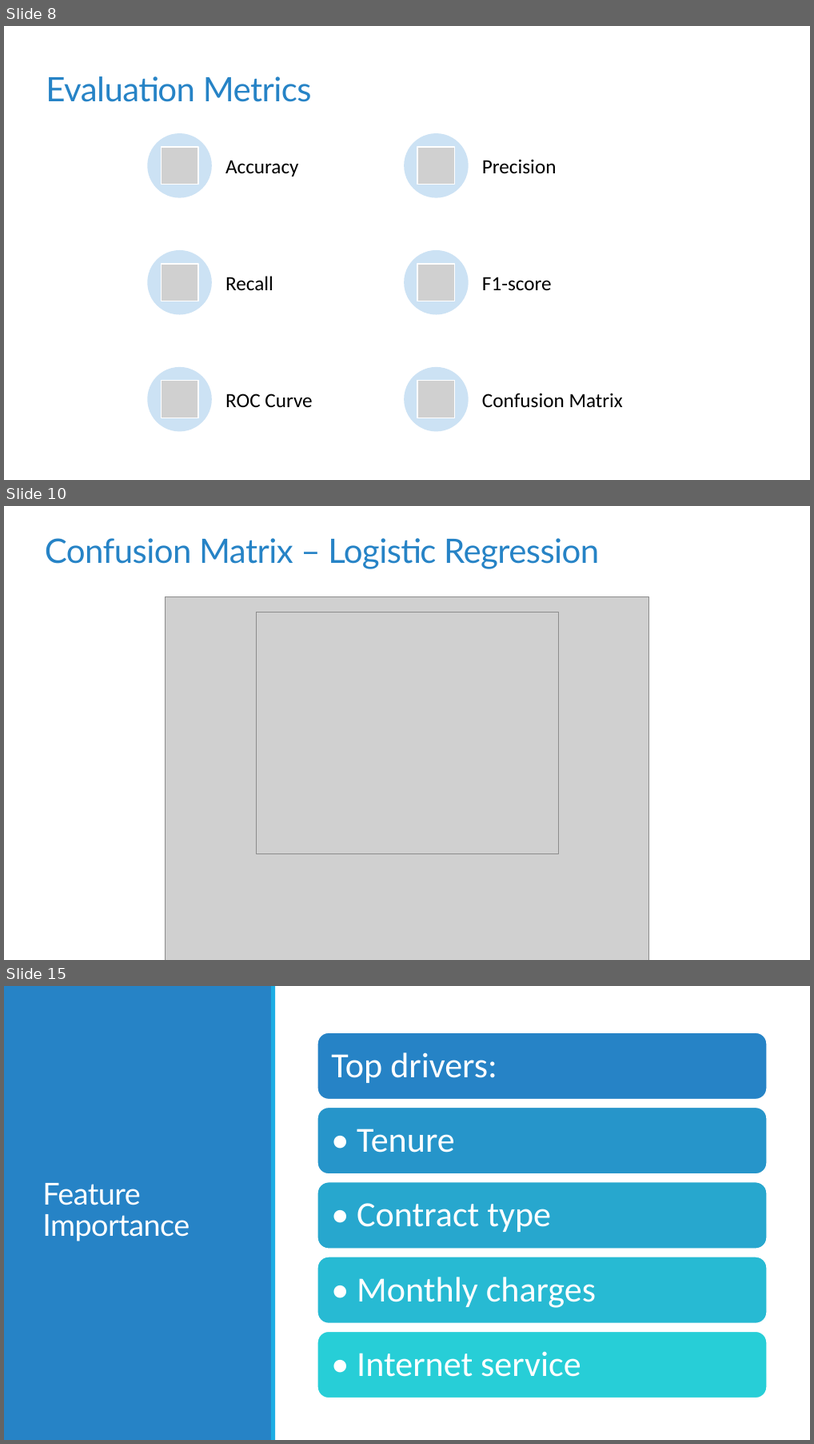
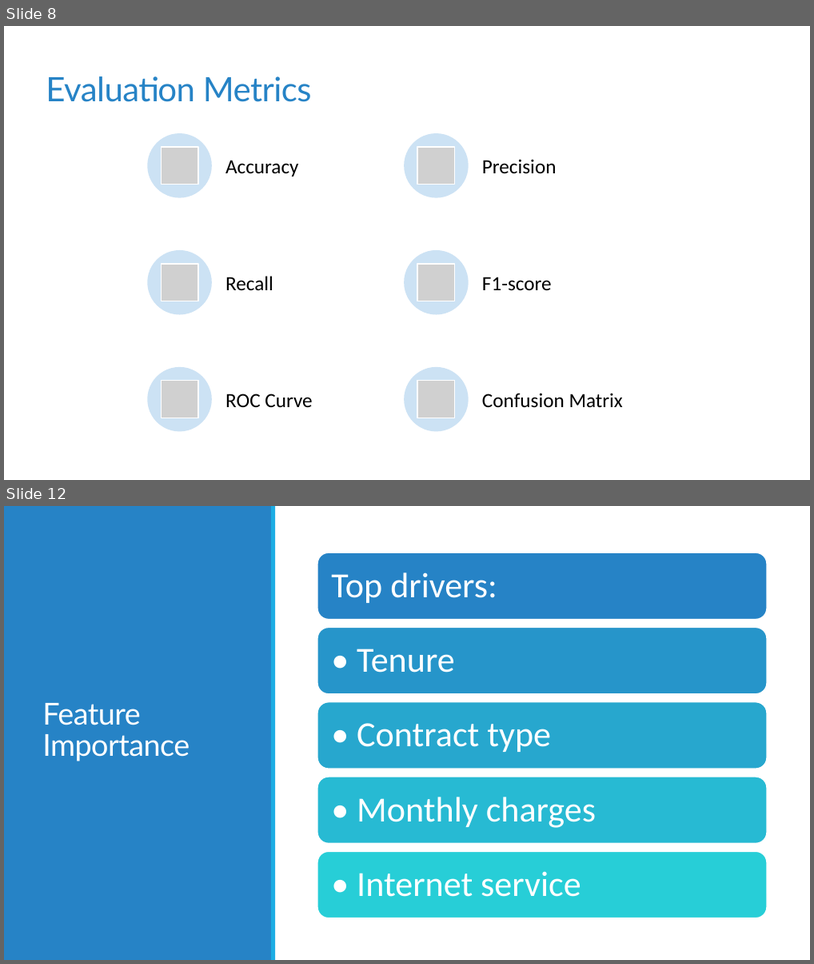
Before and after one commit to monikatyagiisc/customer-churn-prediction, a slide deck: reports/Customer_Churn_Prediction.pptx. Shown one above the other, each under a label of ours: slides 8, 10 and 15 before the commit, slides 8 and 12 after it; the slides between them are not shown. The pictures are 814x1444 and 814x964 pixels, drawn with LibreOffice and Linux fonts; fonts in the diff are those of the drawing; grey boxes stand for pictures. Boxes give left, top, right and bottom in pixels: in the first picture for what was removed or moved away, otherwise in the second. Text is boxed around its words. In the diff, an @@ line names an element or a change of style, - is before the commit and + after.

```diff
--- a/reports/Customer_Churn_Prediction.pptx
+++ b/reports/Customer_Churn_Prediction.pptx
@@ slide 10 removed at (4,506,810,960), background #FFFFFF @@
@@ title removed at (45,538,599,569) @@
-Confusion Matrix – Logistic Regression
@@ picture removed at (166,596,650,960) @@
@@ picture removed at (256,612,558,854) @@
@@ what was slide 15 is now slide 12 @@
```
Also in this commit, not shown: 8 slides changed, 2 slides added, 4 other slides removed.
